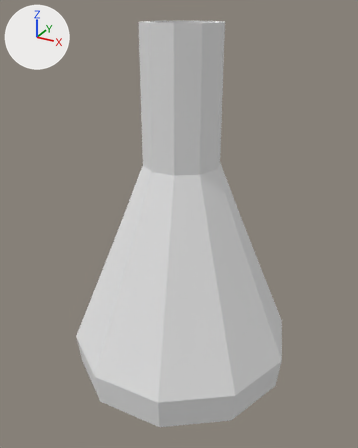
Before and after pictures for a commit that changed the OBJ model assets/Vial_10.obj.
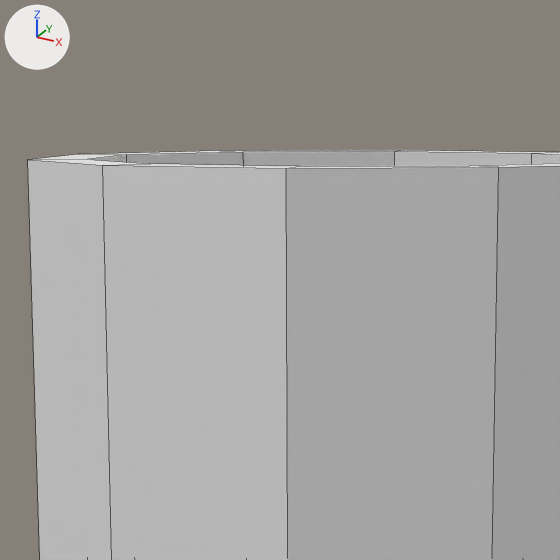
There are two pictures of each version: one whole from a camera (50 mm lens) standing at (63.9, -117.8, 113.1) and looking at (-0.6, -0.5, 54.4), one close up on the part from 38% to 59% of the width and 0% to 17% of the height. The lights are fixed; the arrows at upper left show +X, +Y and +Z. The close-ups show mesh edges as thin lines. Where no turn or scale is listed for an object, it has been applied to the vertices.

The first close-up shows 'Vial_10'.
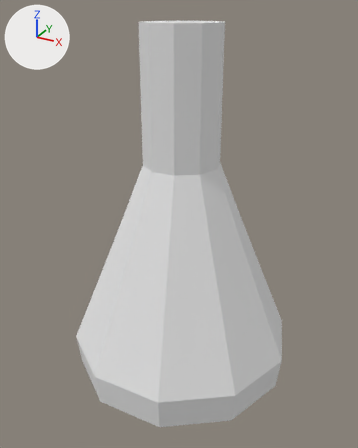
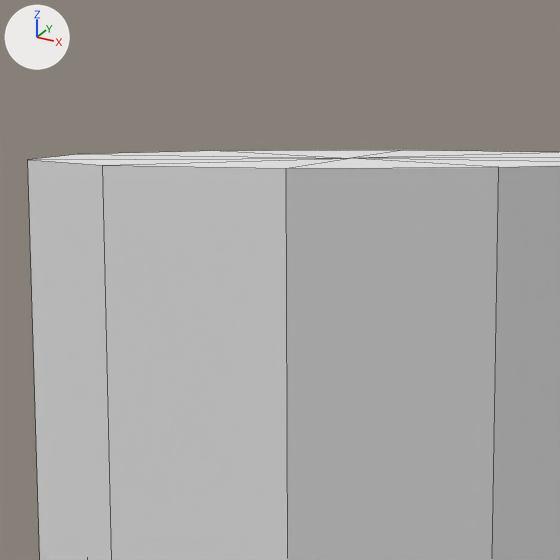
Boxes (x1, y1, x2, y2) around the edits, measured in the close-ups (560 x 560 px):
part 1 of me_vial_10, cut back
    both: (29, 150, 560, 168)

What changed in the scene script:
```text
Change me_vial_10:
    used by ob_vial_10; location = (0.0, 0.0, 0.0)
    remove me_vial_10.from_pydata(...)  # 122 vertices, 130 faces; spans x -33.6..33.6, y -32.0..32.0, z 0.0..109.5
    add me_vial_10.from_pydata(...)  # 62 vertices, 70 faces; spans x -33.6..33.6, y -32.0..32.0, z 0.0..109.5
    me_vial_10 part 1
    61 vertices are removed from x -32.1..32.1, y -30.5..30.5, z 0.9..109.5
    70 faces are deleted
    1 vertex is added at (0.0, 0.0, 109.5)
    10 new faces join them
```
